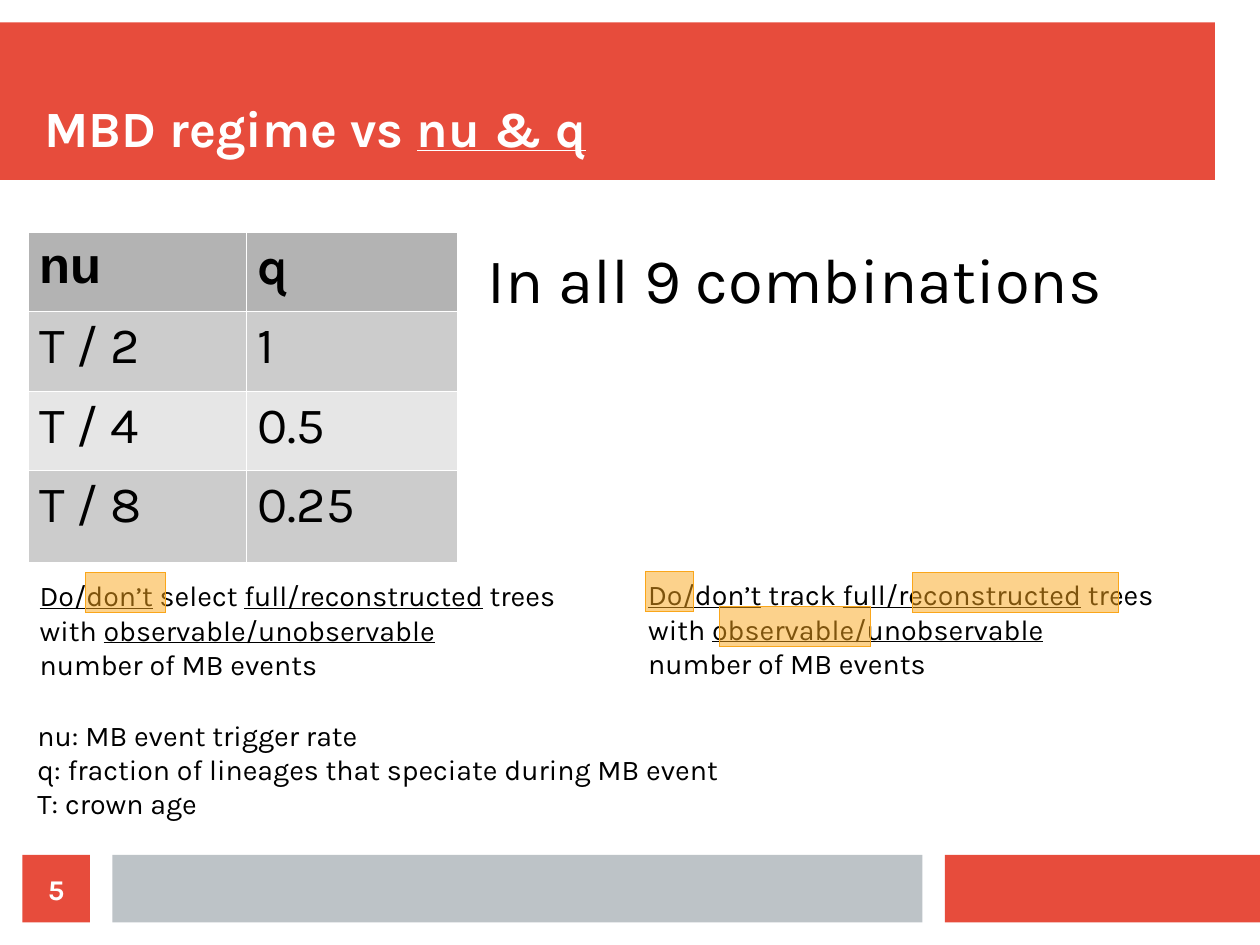
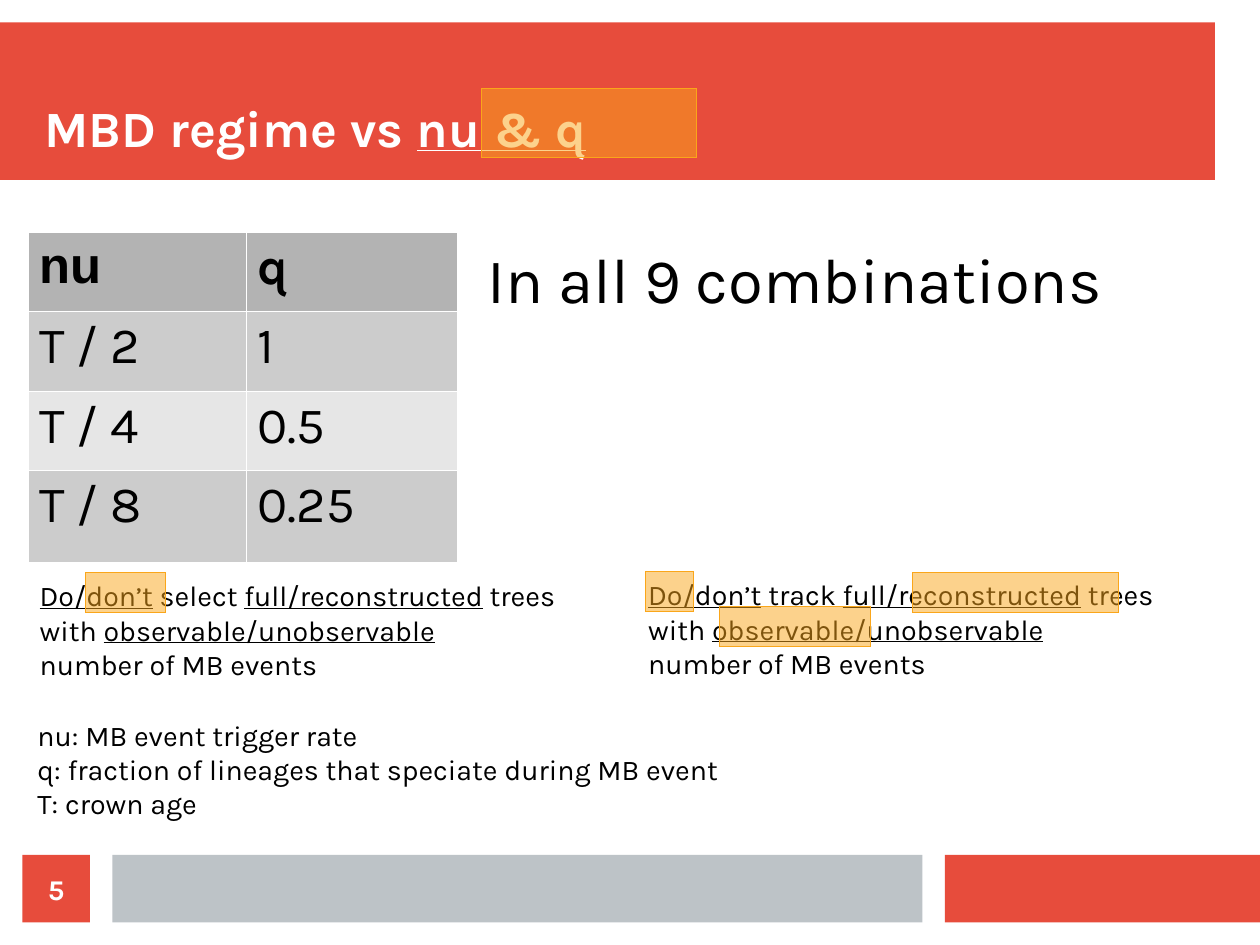
Before and after one commit to richelbilderbeek/razzo, a slide deck: slide 5 of doc/choices.odp. Drawn at 1260x945 pixels with LibreOffice and Linux fonts; fonts in the diff are those of the drawing. Boxes give left, top, right and bottom in pixels: in the first picture for what was removed or moved away, otherwise in the second. Text is boxed around its words. In the diff, an @@ line names an element or a change of style, - is before the commit and + after.

```diff
--- a/doc/choices.odp
+++ b/doc/choices.odp
@@ rectangle added at (483,89,697,158), fill #FAA61A at 50% opacity, outline #FAA61A 0 pt @@
```
Also in this commit, not shown: 2 other slides changed, 1 other file.
